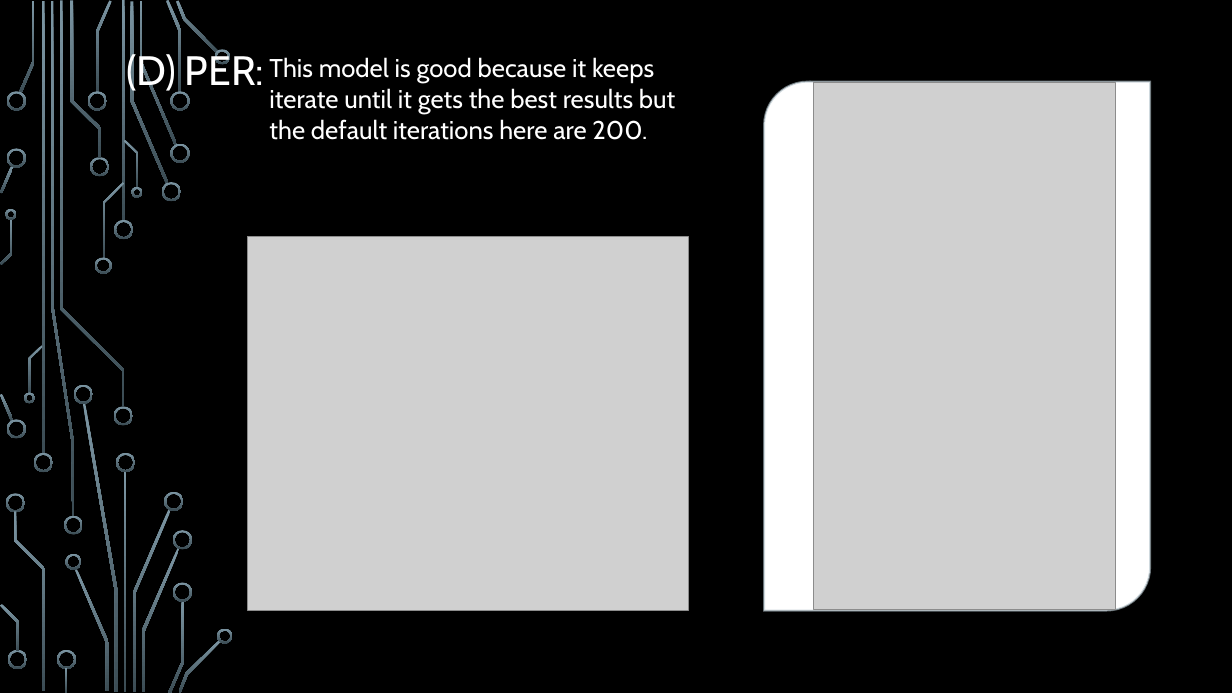
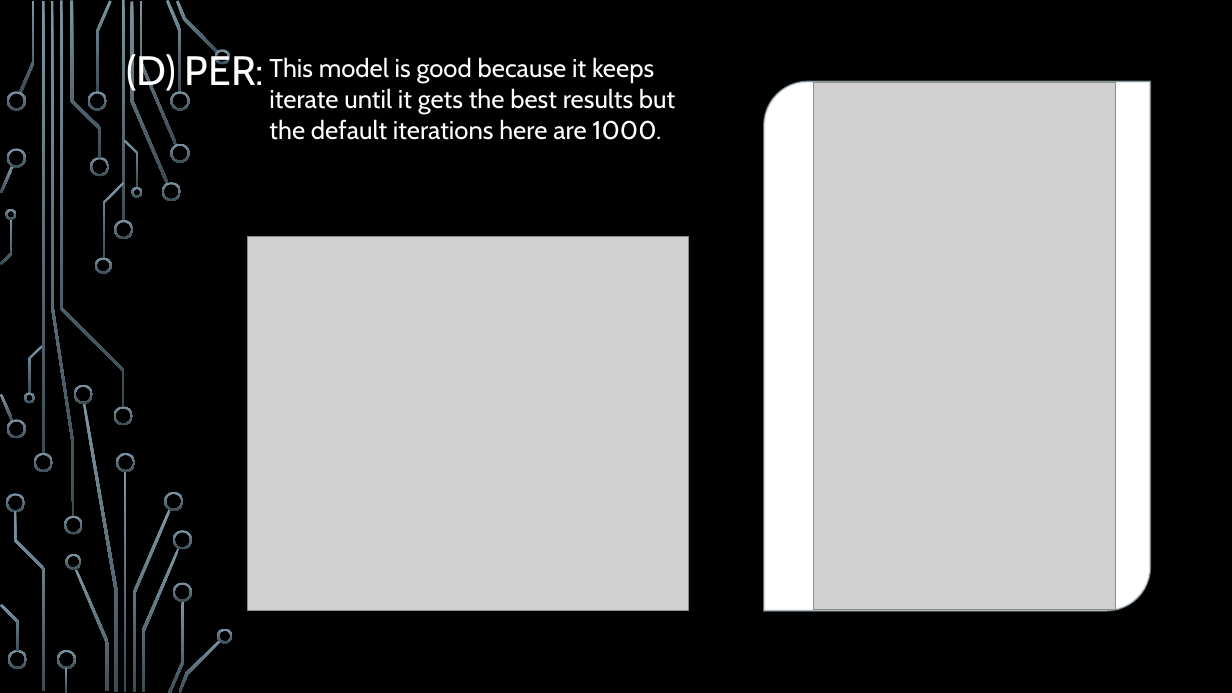
Before and after one commit to sandy-ja/Comp-472-assignment-1, a slide deck: slide 6 of Presentation.pptx. Drawn at 1232x693 pixels with LibreOffice and Linux fonts; fonts in the diff are those of the drawing; grey boxes stand for pictures; background and template pictures are left out. Boxes give left, top, right and bottom in pixels: in the first picture for what was removed or moved away, otherwise in the second. Text is boxed around its words. In the diff, an @@ line names an element or a change of style, - is before the commit and + after.

Commit message:
updated

```diff
--- a/Presentation.pptx
+++ b/Presentation.pptx
@@ text at [269,57,675,140]: text changed @@
-This model is good because it keeps iterate until it gets the best results but the default iterations here are 200.
+This model is good because it keeps iterate until it gets the best results but the default iterations here are 1000.
```
Also in this commit, not shown: 1 other slide changed.
